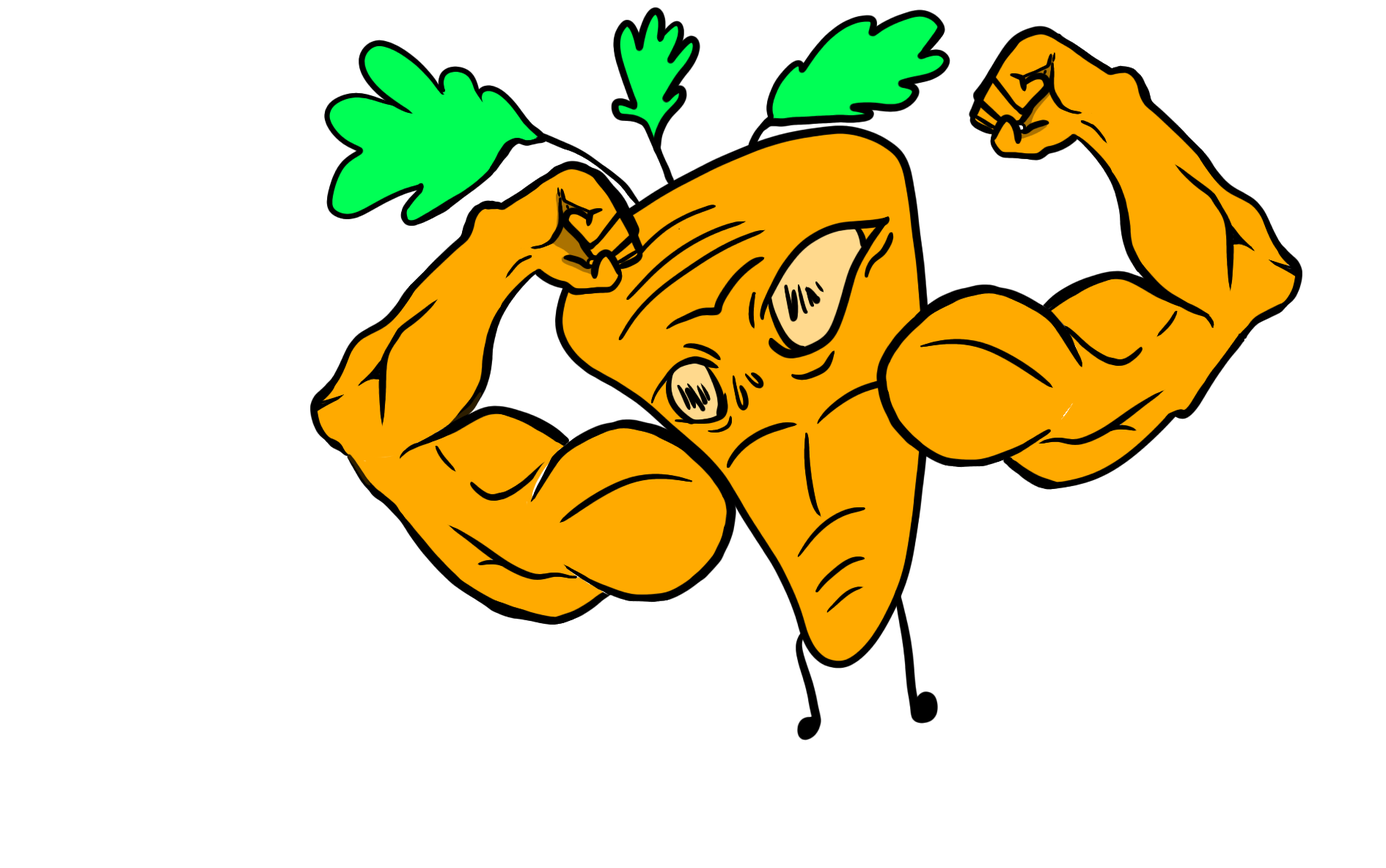
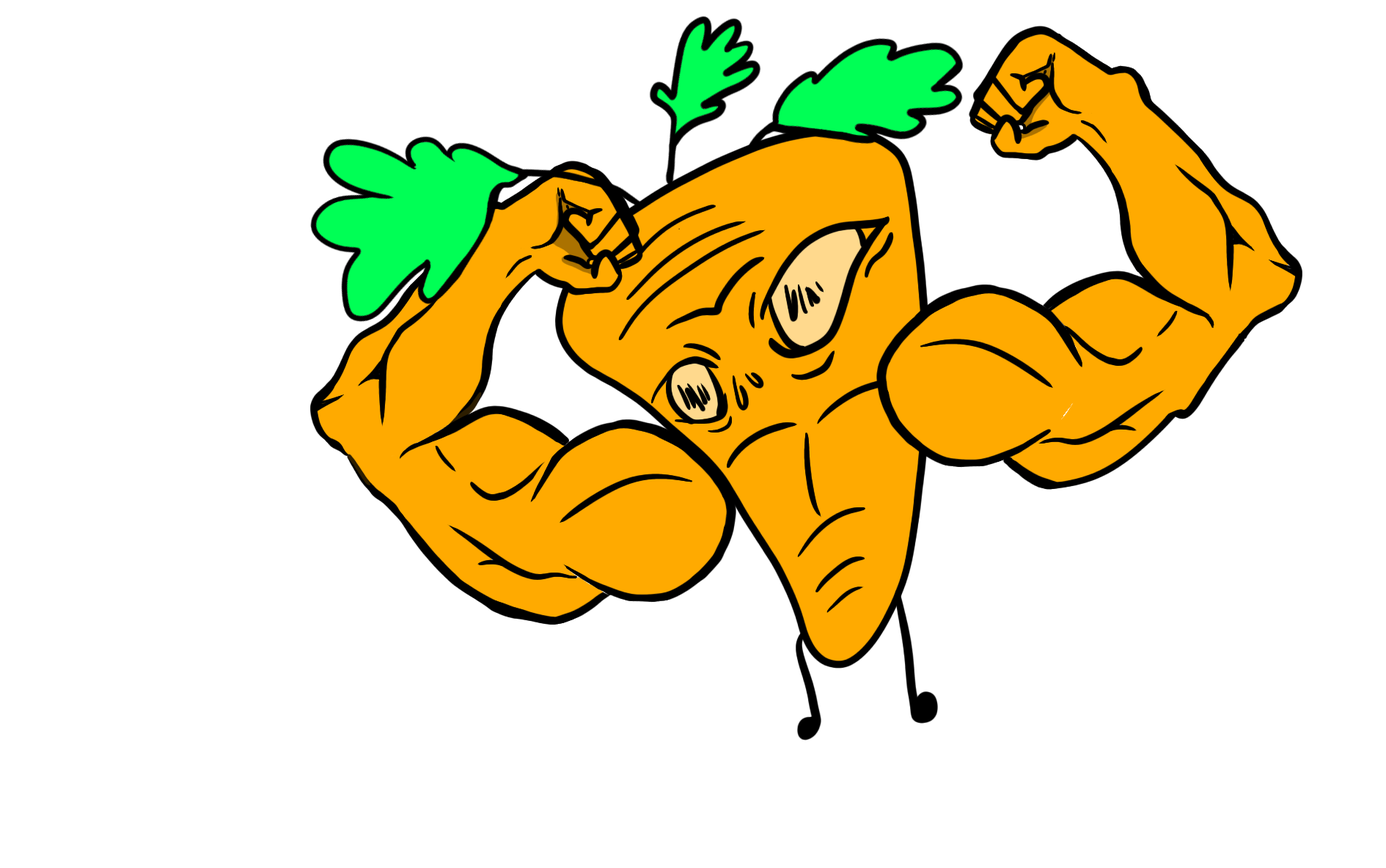
Layers edited between the first and the second 1386px x 868px image:
hid "leaves_Up" over left=324, top=7, right=951, bottom=230
showed "leaves_Down" over left=309, top=15, right=964, bottom=323
painted on "Carrot shoulder_Right" over left=541, top=471, right=545, bottom=479
painted on "Carrot forearm_Right" over left=363, top=444, right=572, bottom=570
removed layer "Background" over left=309, top=7, right=964, bottom=570
